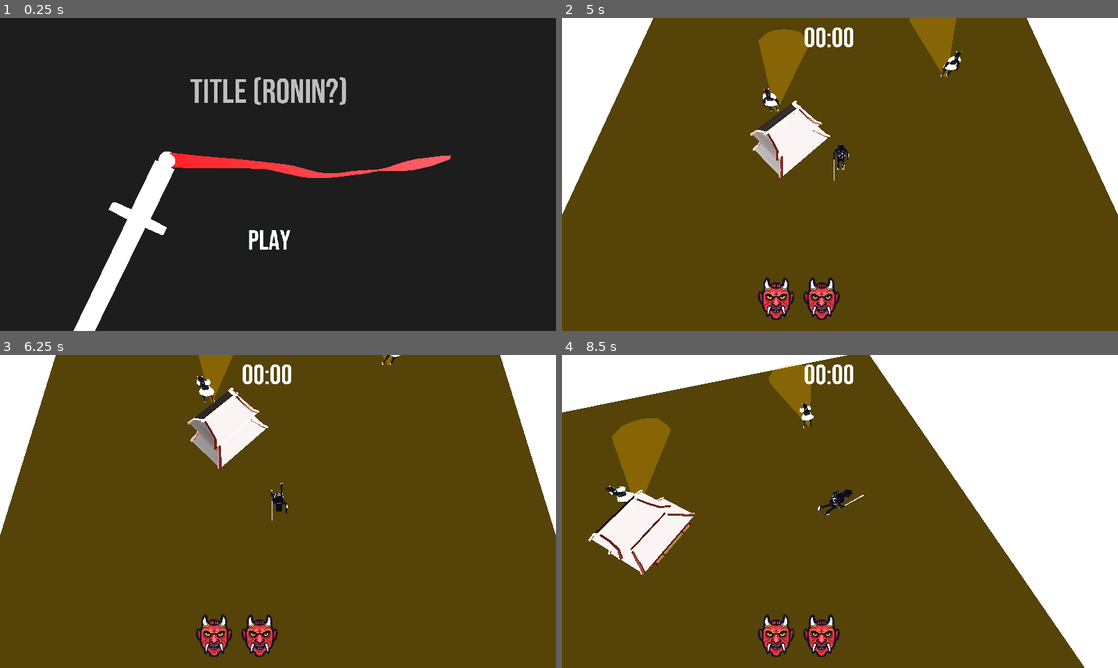
Above: before the commit, frames 1-4 (two rows, left to right).
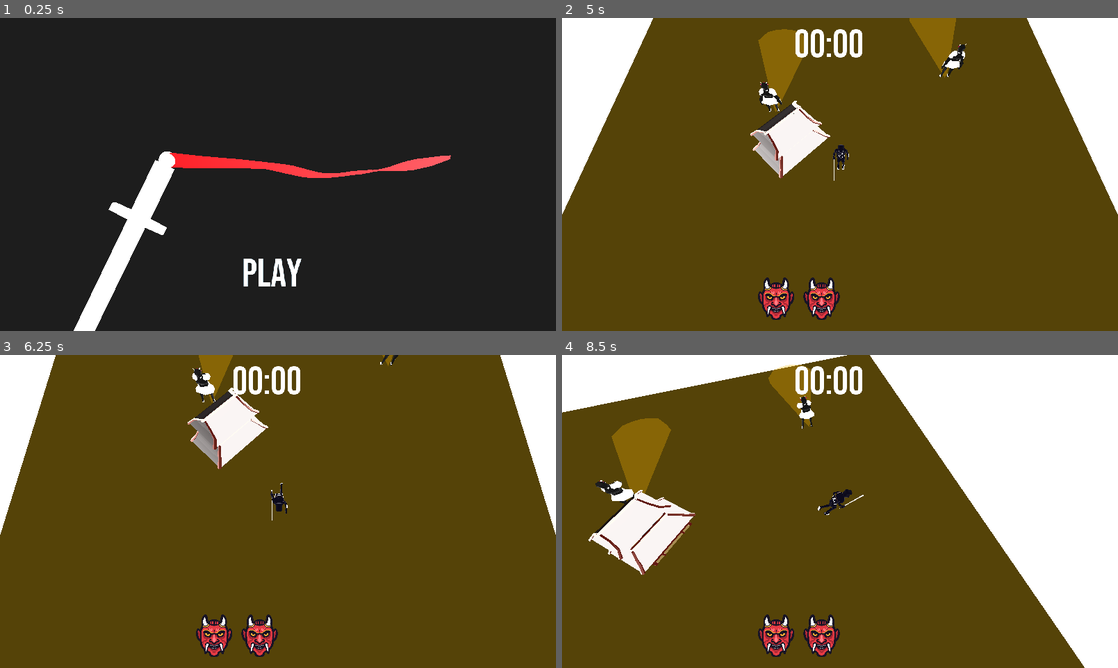
Above: after the commit, the same moments.

Repository: dannytaylor/ld47
Game: Godot game, scene res://scenes/startscreen.tscn
The game is run twice, just before and just after one commit, with the same random seed, the same clock (stepped at 60 frames per second) and the same inputs.
Inputs (mouse positions are in pixels of both pictures, inside the frame that each line leads up to):
- Up to frame 1 (0.25 s): no input
- Up to frame 2 (5 s): click "PLAY" at 0.5 s; tap Enter at 1.25 s; move the mouse to (962, 158) at 1.27 s; hold D (player_move_right) 1.28-2.03 s; hold Space (player_slash) 1.28-2.03 s; move the mouse to (728, 190) at 2.02 s; hold S (player_move_down) 2.03-2.78 s; tap Space (player_slash) at 2.1, 3.6 s; move the mouse to (895, 105) at 2.77 s; hold D (player_move_right) 2.78-3.53 s; hold Space (player_slash) 2.78-3.53 s; tap R (player_restart) at 3.5 s; move the mouse to (812, 237) at 3.52 s; hold W (player_move_up) 3.53-4.28 s; move the mouse to (1006, 221) at 4.27 s; hold A (player_move_left) from 4.28 s (still down); hold Space (player_slash) from 4.28 s (still down)
- Up to frame 3 (6.25 s): move the mouse to (111, 464) at 5.02 s; release Space (player_slash) at 5.03 s; tap Space (player_slash) at 5.1 s; move the mouse to (305, 511) at 5.77 s; release A (player_move_left) at 5.78 s; hold S (player_move_down) from 5.78 s (still down); hold Space (player_slash) from 5.78 s (still down)
- Up to frame 4 (8.5 s): move the mouse to (756, 433) at 6.52 s; release S (player_move_down) at 6.53 s; release Space (player_slash) at 6.53 s; hold D (player_move_right) 6.53-7.28 s; tap Space (player_slash) at 6.6, 8.1 s; move the mouse to (962, 495) at 7.27 s; hold W (player_move_up) 7.28-8.03 s; hold Space (player_slash) 7.28-8.03 s; move the mouse to (728, 527) at 8.02 s; hold D (player_move_right) from 8.03 s (still down)

The runs differ from the first frame. In frame 1, 1.8% of the frame differs, in the area x 34-63%, y 18-86%; in frame 2, 1.0%; in frame 3, 0.8%; in frame 4, 0.9%.

Commit message:
tweaks

Diff:
--- a/project/img/playfont.tres
+++ b/project/img/playfont.tres
@@ -3,6 +3,6 @@
 [ext_resource path="res://img/BebasNeue-Regular.ttf" type="DynamicFontData" id=1]
 
 [resource]
-size = 64
+size = 90
 use_mipmaps = true
 font_data = ExtResource( 1 )
--- a/project/objects/enemy/Enemy.tscn
+++ b/project/objects/enemy/Enemy.tscn
@@ -86,7 +86,7 @@
 scale_amount_curve = SubResource( 7 )
 
 [node name="enemy" parent="." instance=ExtResource( 2 )]
-transform = Transform( 0.6, 0, 0, 0, 0.6, 0, 0, 0, 0.6, 0.0308576, 0.34497, 0.0333462 )
+transform = Transform( 0.75, 0, 0, 0, 0.75, 0, 0, 0, 0.75, 0.0308576, 0.34497, 0.0333462 )
 [connection signal="body_entered" from="Area" to="." method="_on_Area_body_entered"]
 
 [editable path="enemy"]
--- a/project/scenes/startscreen.tscn
+++ b/project/scenes/startscreen.tscn
@@ -107,10 +107,10 @@
 }
 
 [node name="play_button" type="Button" parent="UI"]
-margin_left = -49.0
-margin_top = 135.0
-margin_right = 49.0
-margin_bottom = 213.0
+margin_left = -63.0
+margin_top = 196.0
+margin_right = 74.0
+margin_bottom = 304.0
 custom_styles/hover = SubResource( 2 )
 custom_styles/pressed = SubResource( 3 )
 custom_styles/focus = SubResource( 4 )
@@ -149,6 +149,7 @@
 }
 
 [node name="Title" type="Label" parent="UI"]
+visible = false
 margin_left = -319.0
 margin_top = -216.0
 margin_right = 318.0
